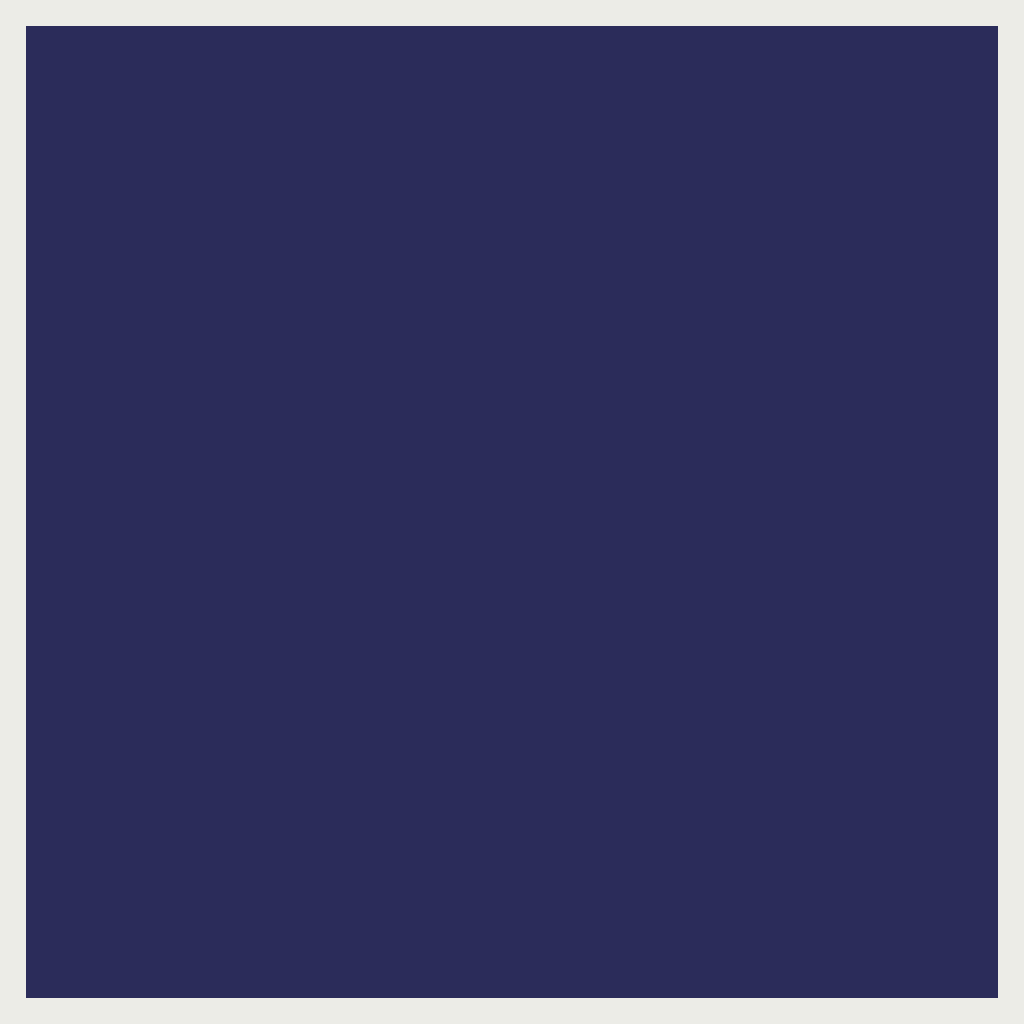
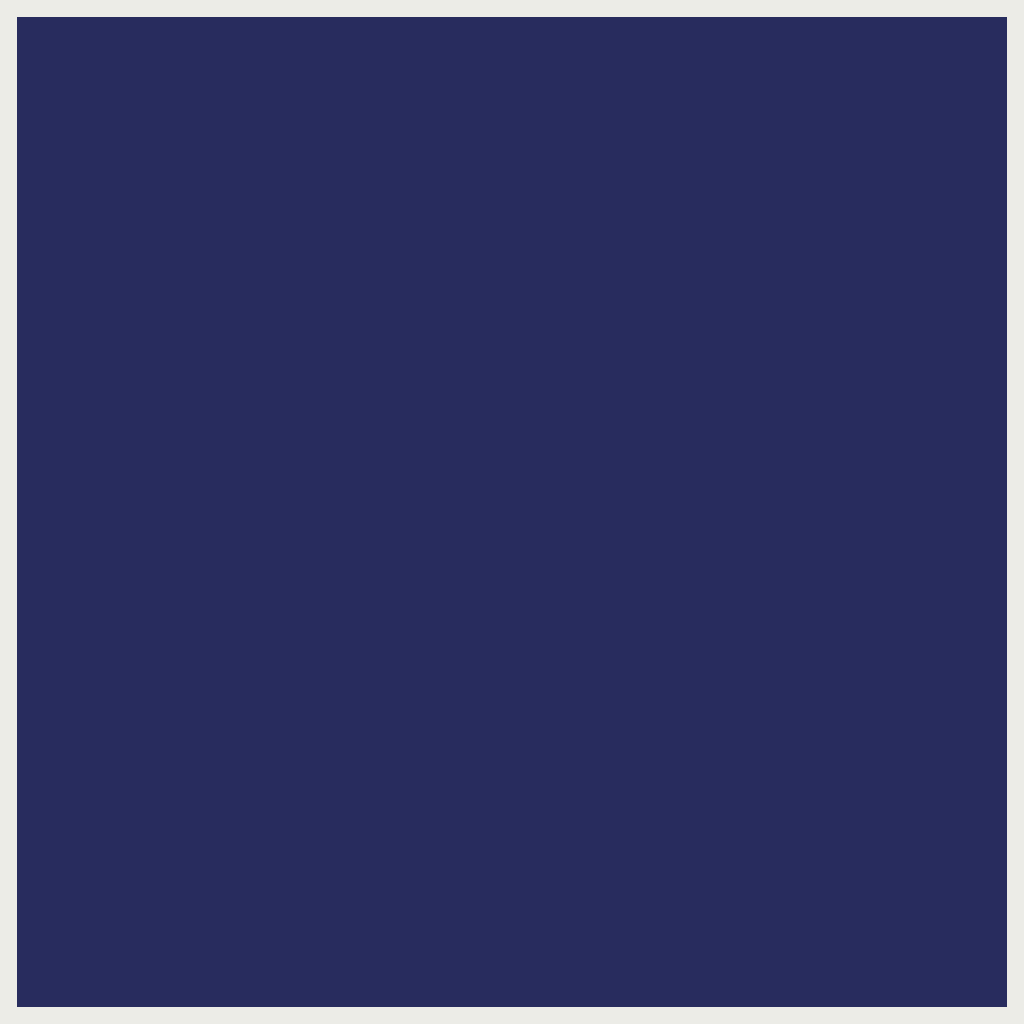
Comparing the layer stacks of the two 1024 × 1024 images. Changes:
painted on "Frame" over (17, 17, 1007, 1007)
painted on "Background" over (17, 17, 1007, 1007)
